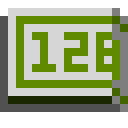
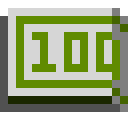
Comparing the layer stacks of the two (128, 128) images. Changes:
hid "Layer #8" over (64, 40, 112, 64)
added layer "Layer #13" above "Layer #6" over (64, 40, 112, 64)
removed layer "paper.png" over (64, 40, 112, 64)
